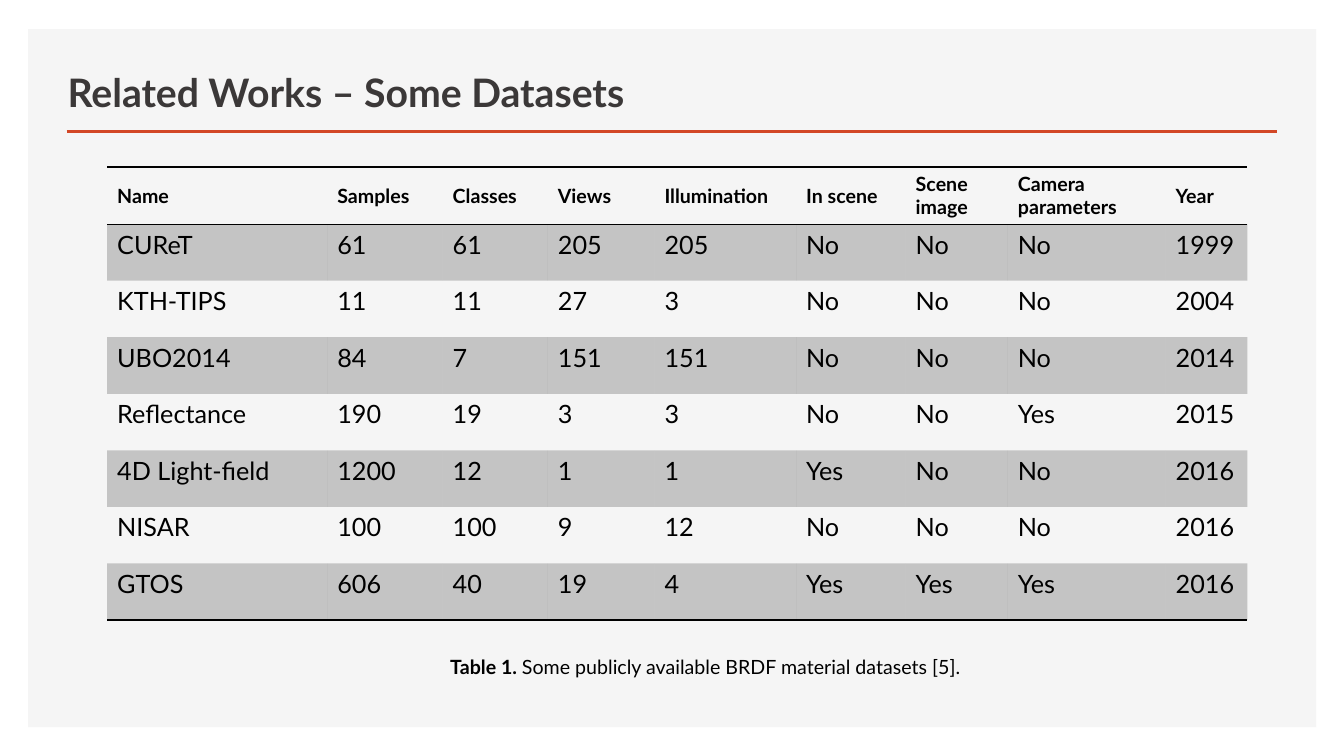
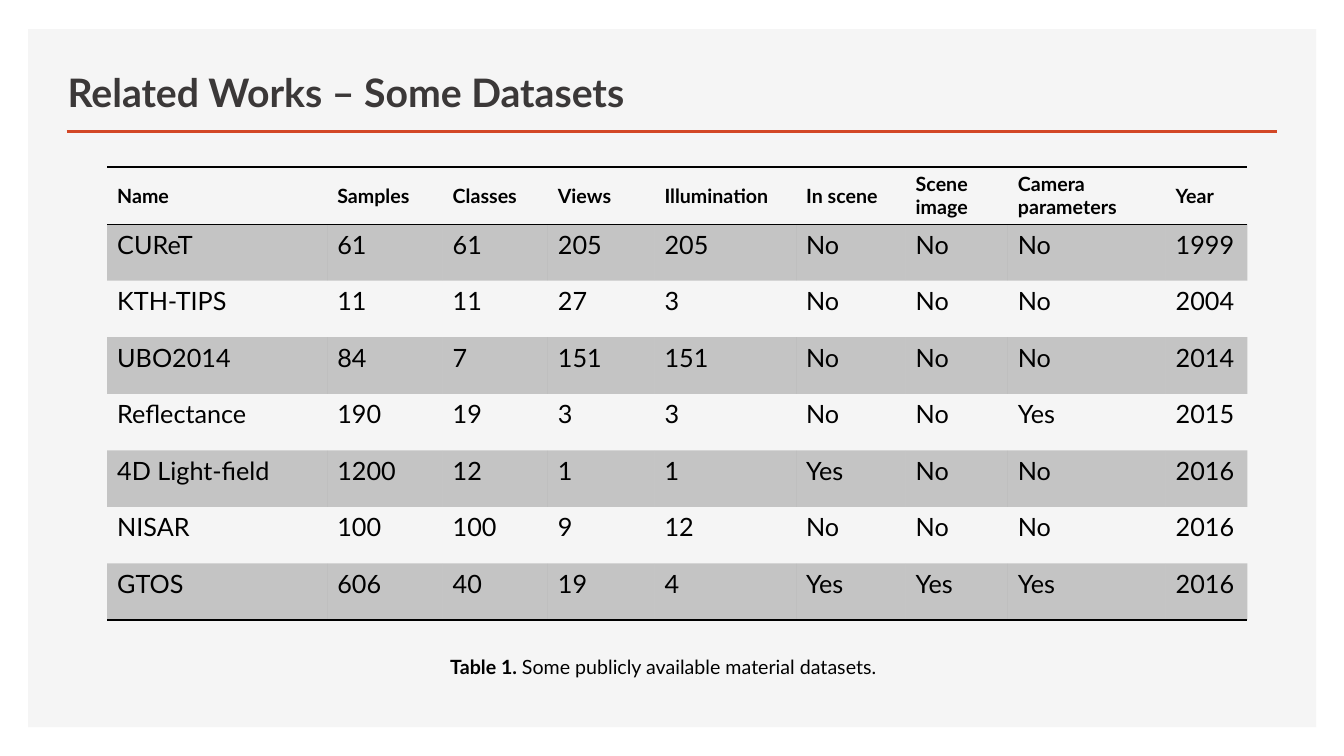
Before and after one commit to truongphucanh/material-classification, a slide deck: slide 7 of summary/thesis/thesis.pptx. Drawn at 1344x756 pixels with LibreOffice and Linux fonts; fonts in the diff are those of the drawing. Boxes give left, top, right and bottom in pixels: in the first picture for what was removed or moved away, otherwise in the second. Text is boxed around its words. In the diff, an @@ line names an element or a change of style, - is before the commit and + after.

```diff
--- a/summary/thesis/thesis.pptx
+++ b/summary/thesis/thesis.pptx
@@ text at <box>450,659,876,678</box>: text changed @@
-Table 1. Some publicly available BRDF material datasets [5].
+Table 1. Some publicly available material datasets.
```
Also in this commit, not shown: 6 other slides changed, 2 slides added, 1 slide removed, 19 other files.
